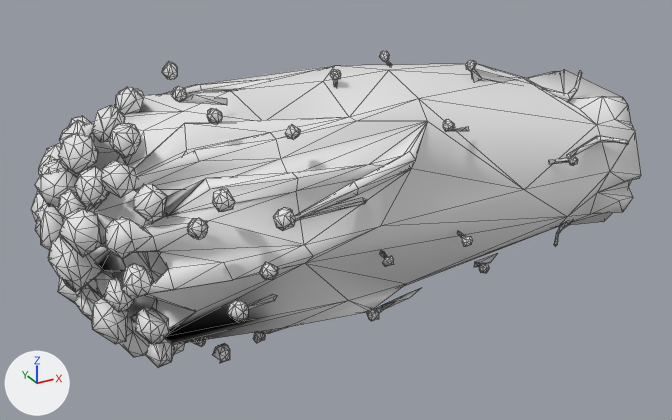
Renders of the glTF model public/assets/game/enoki-mushroom/lod.glb from each side of a commit.
Camera for both pictures: a 50 mm lens placed at (-0.711, -1.244, 0.589), pointed at (-0.027, -0.001, -0.032). Every picture has the same lights, and +X, +Y and +Z are marked at lower left. The older version comes first. Mesh edges are drawn as thin lines. Vertices at exactly the same position are counted once.

The first picture shows 'Enoki Mushroom'.
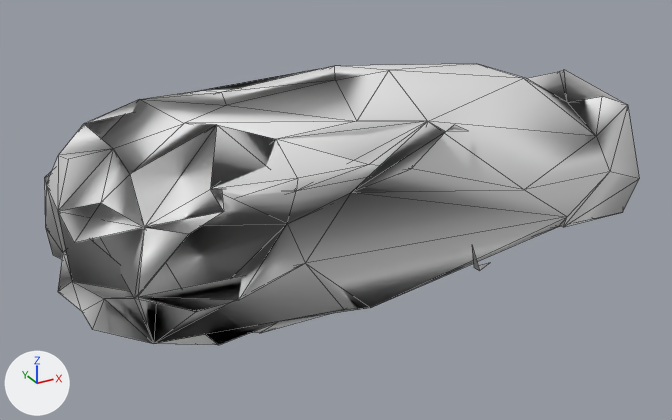
What differs and where, as boxes (x1, y1, x2, y2) in the pictures (672 x 420 px):
'Enoki Mushroom', reshaped (11% shorter)
    before: (31, 51, 641, 368)
    after: (44, 64, 639, 345)
part 1 of me_enoki_mushroom_mesh, deleted
    before: (135, 51, 394, 344)
part 2 of me_enoki_mushroom_mesh, deleted
    before: (31, 60, 641, 368)

The change, as a diff of the scene's bpy script:
```diff
--- a/public/assets/game/enoki-mushroom/lod.glb.py
+++ b/public/assets/game/enoki-mushroom/lod.glb.py
@@ me_enoki_mushroom_mesh @@
 # used by ob_enoki_mushroom; location = (0.0, 0.0, 0.0)
-me_enoki_mushroom_mesh.from_pydata(...)  # 1666 vertices, 3202 faces; spans x -0.497..0.499, y -0.259..0.259, z -0.228..0.228
+me_enoki_mushroom_mesh.from_pydata(...)  # 122 vertices, 276 faces; spans x -0.479..0.499, y -0.231..0.249, z -0.206..0.21
+# me_enoki_mushroom_mesh part 1: 10 loose pieces with 214 vertices, spanning x -0.427..0.142, y -0.259..0.257, z -0.214..0.228, are deleted
+# me_enoki_mushroom_mesh part 2: 1330 vertices removed from x -0.497..0.499, y -0.243..0.259, z -0.228..0.226
```
